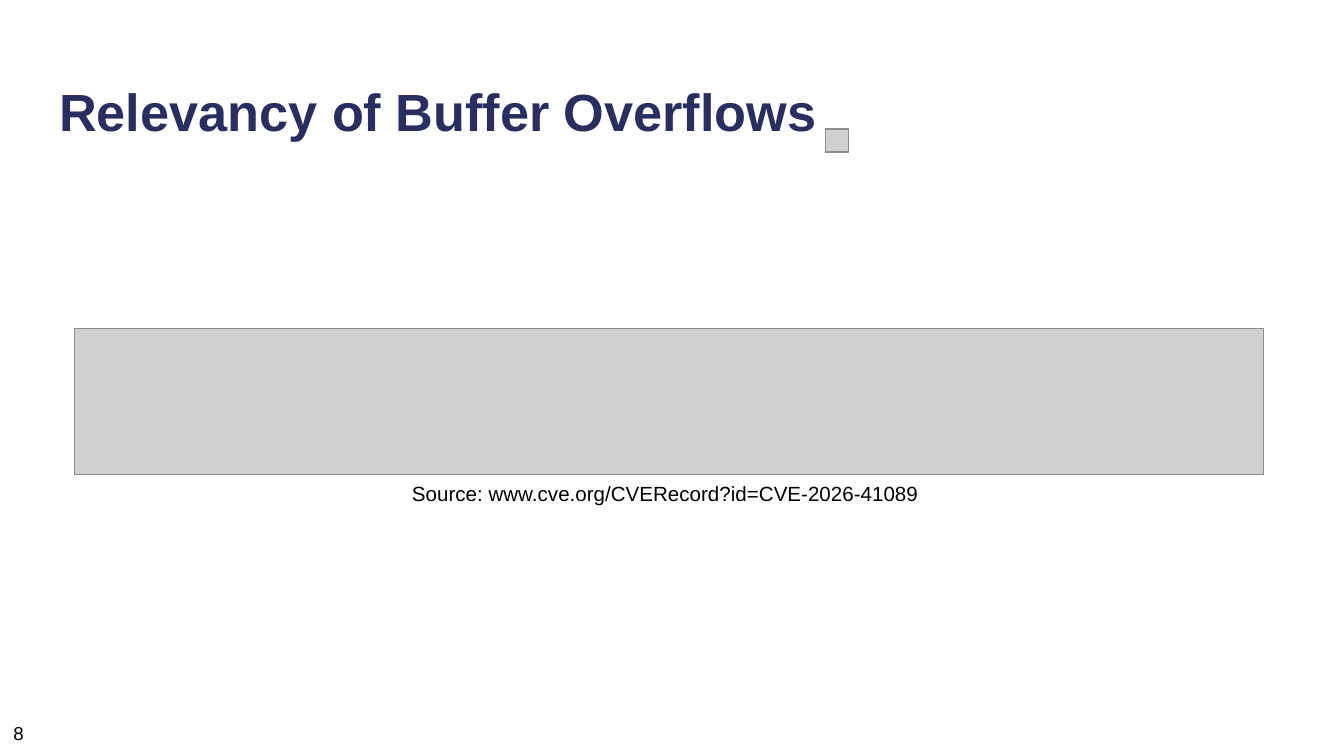
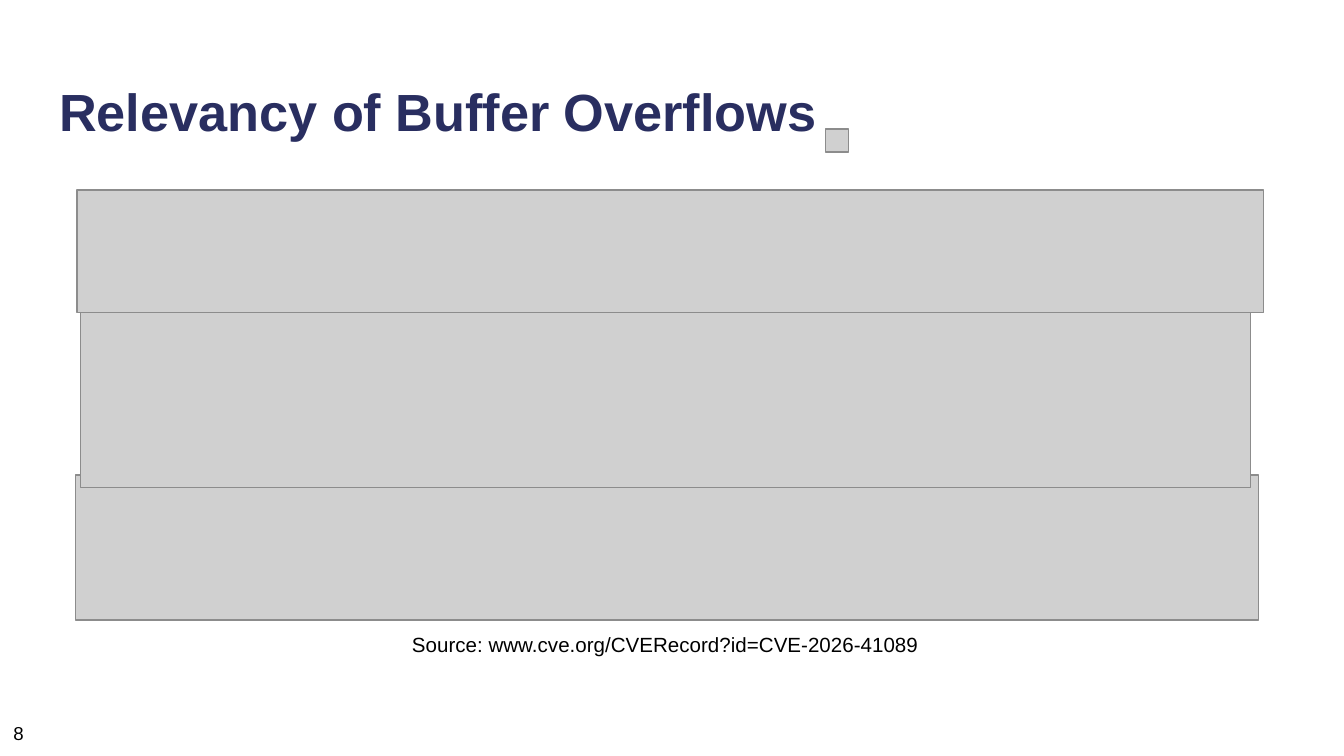
Before and after one commit to neubert-simon/auv-final-report, a slide deck: slide 9 of Final Presentation/ICS_Praesentationsfolien.pptx. Drawn at 1344x756 pixels with LibreOffice and Linux fonts; fonts in the diff are those of the drawing; grey boxes stand for pictures. Boxes give left, top, right and bottom in pixels: in the first picture for what was removed or moved away, otherwise in the second. Text is boxed around its words. In the diff, an @@ line names an element or a change of style, - is before the commit and + after.

```diff
--- a/Final Presentation/ICS_Praesentationsfolien.pptx
+++ b/Final Presentation/ICS_Praesentationsfolien.pptx
@@ picture added at (77,190,1263,312) @@
@@ picture added at (81,313,1251,488) @@
@@ picture: place and size @@
-picture at (74,329,1263,474)
+picture at (75,474,1258,620)
@@ text "Source: www.cve.org/CVERecord?id=CVE-2026-41089": place and size @@
-text "Source: www.cve.org/CVERecord?id=CVE-2026-41089" at (412,486,918,506)
+text "Source: www.cve.org/CVERecord?id=CVE-2026-41089" at (412,637,918,657)
```
Also in this commit, not shown: 12 other slides changed, 5 slides added, 10 slides removed.
